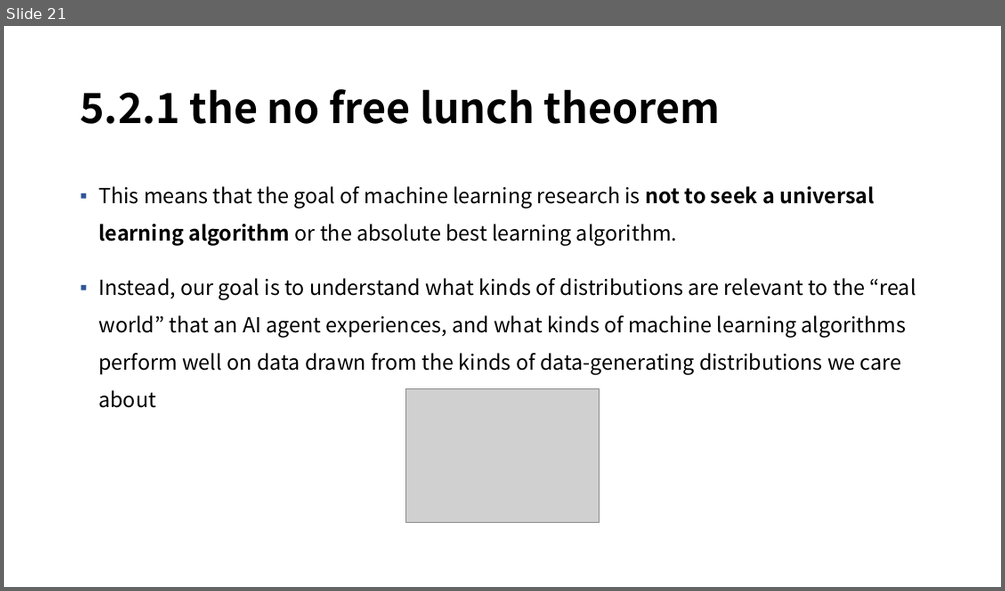
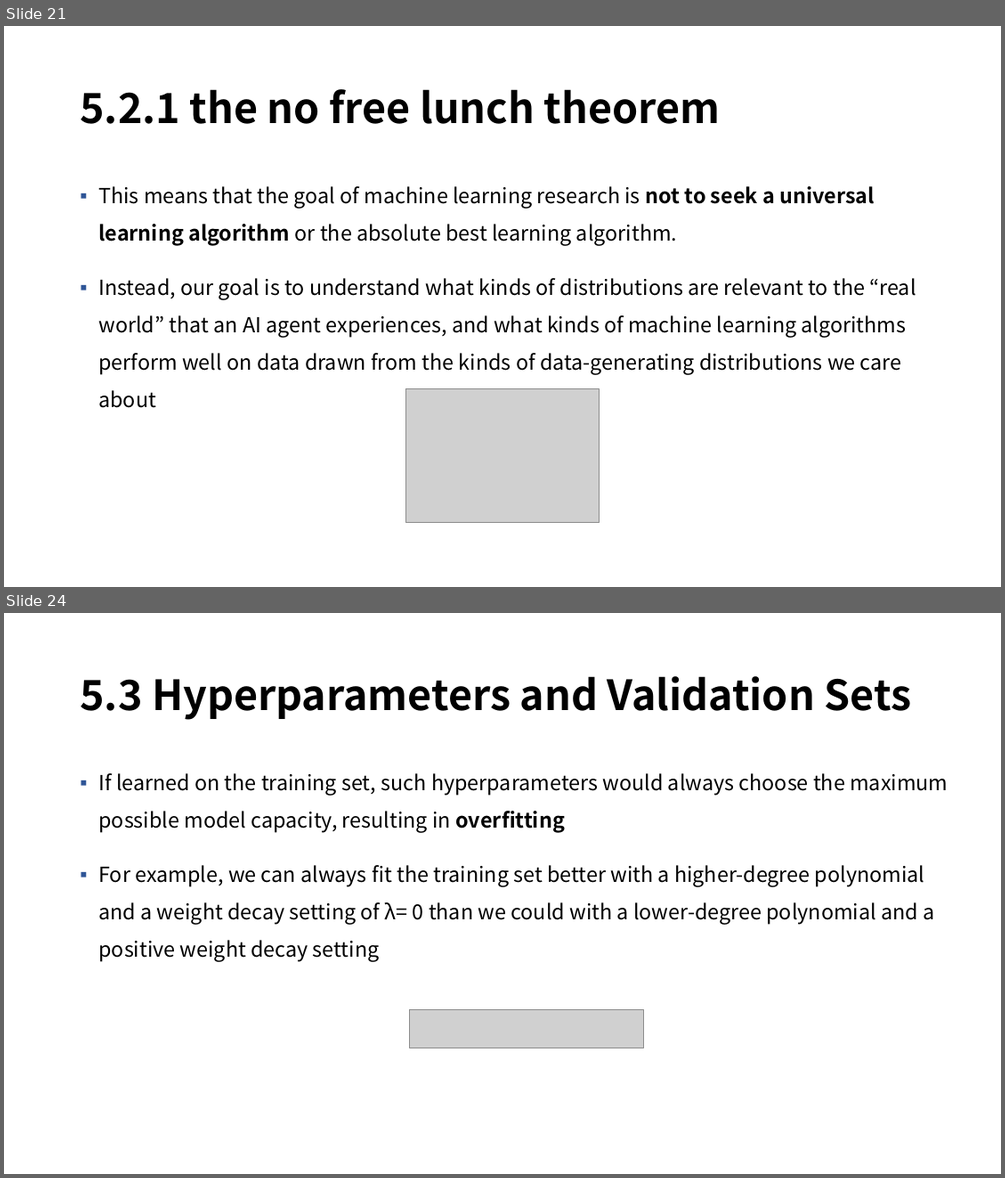
Before and after one commit to mmvv11/GraduateStudies, a slide deck: DeepLearningStudy/5-1. Machine Learning Basics, 230210, 정지운.pptx. Shown one above the other, each under a label of ours: slide 21 before the commit, slides 21 and 24 after it; the slides between them are not shown. The pictures are 1005x591 and 1005x1178 pixels, drawn with LibreOffice and Linux fonts; fonts in the diff are those of the drawing; grey boxes stand for pictures; background and template pictures are left out. Boxes give left, top, right and bottom in pixels: in the first picture for what was removed or moved away, otherwise in the second. Text is boxed around its words. In the diff, an @@ line names an element or a change of style, - is before the commit and + after.

```diff
--- a/DeepLearningStudy/5-1. Machine Learning Basics, 230210, 정지운.pptx
+++ b/DeepLearningStudy/5-1. Machine Learning Basics, 230210, 정지운.pptx
@@ slide 24 added at bbox=[4, 613, 1001, 1174], background picture (left out) @@
@@ title added at bbox=[80, 676, 912, 720], 40 pt, text #000000, bold @@
+5.3 Hyperparameters and Validation Sets
@@ text added at bbox=[98, 773, 947, 962], 20 pt, text #000000 @@
+▪ If learned on the training set, such hyperparameters would always choose the maximum possible model capacity, resulting in overﬁtting
+▪ For example, we can always ﬁt the training set better with a higher-degree polynomial and a weight decay setting of λ= 0 than we could with a lower-degree polynomial and a positive weight decay setting
@@ picture added at bbox=[409, 1009, 643, 1048] @@
```
Also in this commit, not shown: 1 slide changed, 21 other slides added, 1 slide removed.
